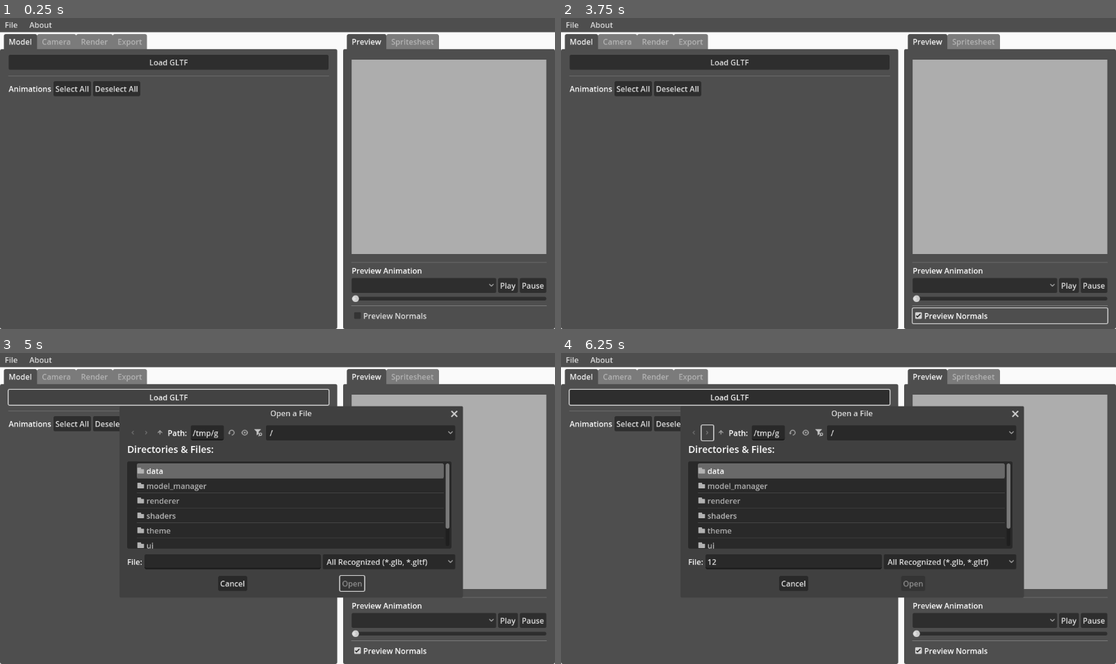
Above: before the commit, frames 1-4 (two rows, left to right).
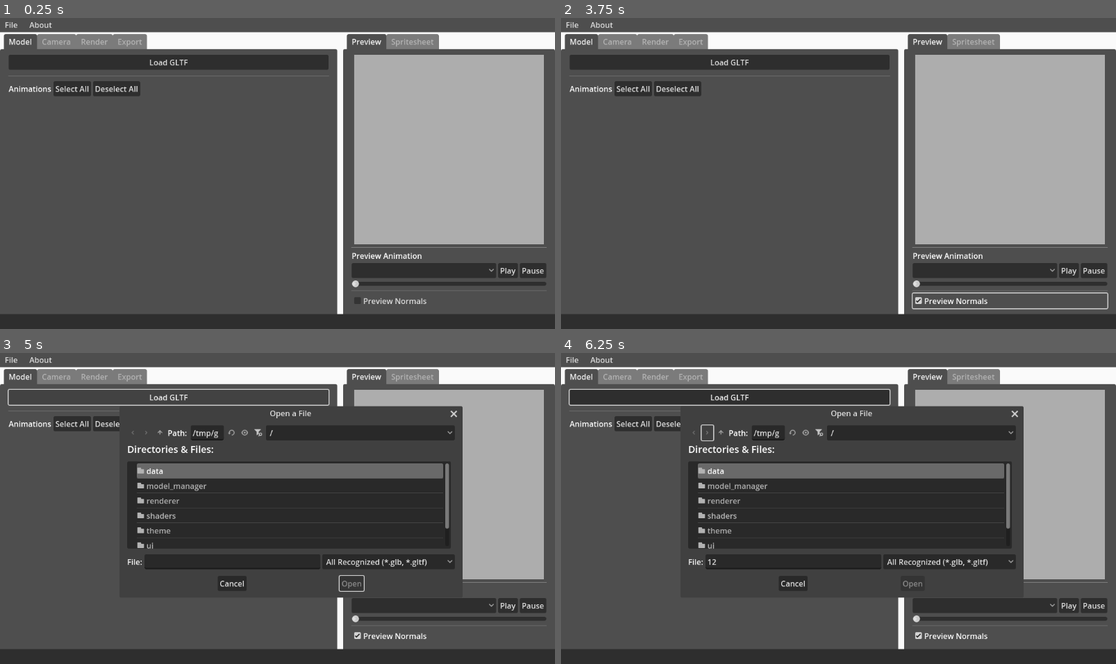
Above: after the commit, the same moments.

Repository: Caaz/FlatPixel
Game: Godot game, scene res://ui/main.tscn
The game is run twice, just before and just after one commit, with the same random seed, the same clock (stepped at 60 frames per second) and the same inputs.
Inputs (mouse positions are in pixels of both pictures, inside the frame that each line leads up to):
- Up to frame 1 (0.25 s): no input
- Up to frame 2 (3.75 s): click "Play" at 0.5 s; click "Play" at 1.25 s; click "Select All" at 2 s; click "Deselect All" at 2.75 s; click "Preview Normals" at 3.5 s
- Up to frame 3 (5 s): click "Load GLTF" at 4.25 s
- Up to frame 4 (6.25 s): click (794, 561) at 5.02 s; type "12" at 5.1 s; click (705, 433) at 5.75 s

The runs differ from the first frame. In frame 1, 10% of the frame differs, in the area x 0-100%, y 11-100%; in frame 2, 11%; in frame 3, 9.8%; in frame 4, 9.8%.

Commit message:
bottom bar for events

Diff:
--- a/data/session.gd
+++ b/data/session.gd
@@ -61,6 +61,7 @@
 
 func set_most_recent_render(render: RenderResult):
 	most_recent_render = render
+	EventReporter.report_render(render)
 	on_render.emit()
 
 func run_render():
@@ -71,6 +72,7 @@
 func load_flpx_file(filepath: String):
 	load_flpx(FlpxHandler.read_flpx_from_file(filepath))
 	currently_open_file = filepath
+	EventReporter.report_open(filepath)
 
 func load_flpx(flpx: FlpxContents):
 	load_model(flpx.model_settings.model_path)
@@ -95,6 +97,7 @@
 
 	FlpxHandler.save_session_flpx(currently_open_file)
 	session_dirty = false
+	EventReporter.report_save(path)
 
 func reset():
 	load_flpx(FlpxContents.new())
--- a/project.godot
+++ b/project.godot
@@ -21,6 +21,7 @@
 Session="*res://data/session.gd"
 SpritesheetRenderer="*res://renderer/spritesheet_renderer.tscn"
 RecentFileManager="*res://util/recent_file_manager.gd"
+EventReporter="*res://util/event_reporter.gd"
 
 [debug]
 
--- a/theme/default_stylebox.tres
+++ b/theme/default_stylebox.tres
@@ -8,5 +8,3 @@
 bg_color = Color(0.305806, 0.305806, 0.305806, 1)
 corner_radius_top_left = 4
 corner_radius_top_right = 4
-corner_radius_bottom_right = 4
-corner_radius_bottom_left = 4
--- /dev/null
+++ b/theme/event_bar_stylebox.tres
@@ -0,0 +1,8 @@
+[gd_resource type="StyleBoxFlat" format=3 uid="uid://dq2ew665e4kc5"]
+
+[resource]
+content_margin_left = 10.0
+content_margin_top = 4.0
+content_margin_right = 10.0
+content_margin_bottom = 4.0
+bg_color = Color(0.180392, 0.180392, 0.180392, 1)
--- a/theme/ui_theme.tres
+++ b/theme/ui_theme.tres
@@ -7,17 +7,6 @@
 [ext_resource type="StyleBox" uid="uid://c3rgb07avjqxl" path="res://theme/tab_stylebox_hovered.tres" id="2_8aw70"]
 [ext_resource type="StyleBox" uid="uid://bmkgniq0rgoay" path="res://theme/menubar_pressed_stylebox.tres" id="3_p7mgs"]
 [ext_resource type="StyleBox" uid="uid://rn3k57eo8s06" path="res://theme/tab_stylebox_unselected.tres" id="4_eqcwn"]
-
-[sub_resource type="StyleBoxFlat" id="StyleBoxFlat_3ofqa"]
-bg_color = Color(0, 0, 0, 0.733333)
-corner_radius_top_left = 8
-corner_radius_top_right = 8
-corner_radius_bottom_right = 8
-corner_radius_bottom_left = 8
-expand_margin_left = 4.0
-expand_margin_top = 4.0
-expand_margin_right = 4.0
-expand_margin_bottom = 4.0
 
 [sub_resource type="StyleBoxFlat" id="StyleBoxFlat_7uusv"]
 draw_center = false
@@ -31,7 +20,7 @@
 MenuBar/styles/hover = ExtResource("1_es402")
 MenuBar/styles/normal = ExtResource("1_6r5ox")
 MenuBar/styles/pressed = ExtResource("3_p7mgs")
-PanelContainer/styles/panel = SubResource("StyleBoxFlat_3ofqa")
+PanelContainer/styles/panel = ExtResource("1_udl1o")
 TabContainer/styles/panel = ExtResource("1_udl1o")
 TabContainer/styles/tab_focus = SubResource("StyleBoxFlat_7uusv")
 TabContainer/styles/tab_hovered = ExtResource("2_8aw70")
--- /dev/null
+++ b/ui/event_bar.gd
@@ -0,0 +1,10 @@
+class_name EventBar
+extends PanelContainer
+
+@onready var label: Label = $Label
+
+func _ready():
+	EventReporter.on_event_reported.connect(_update_text)
+
+func _update_text(text: String):
+	label.text = text
--- /dev/null
+++ b/ui/event_bar.tscn
@@ -0,0 +1,16 @@
+[gd_scene load_steps=3 format=3 uid="uid://cl5jpj53ua6e5"]
+
+[ext_resource type="StyleBox" uid="uid://dq2ew665e4kc5" path="res://theme/event_bar_stylebox.tres" id="1_84po7"]
+[ext_resource type="Script" uid="uid://cuy7x0sri7p06" path="res://ui/event_bar.gd" id="1_lbqdo"]
+
+[node name="EventBar" type="PanelContainer"]
+anchors_preset = 15
+anchor_right = 1.0
+anchor_bottom = 1.0
+grow_horizontal = 2
+grow_vertical = 2
+theme_override_styles/panel = ExtResource("1_84po7")
+script = ExtResource("1_lbqdo")
+
+[node name="Label" type="Label" parent="."]
+layout_mode = 2
--- a/ui/main.tscn
+++ b/ui/main.tscn
@@ -10,6 +10,7 @@
 [ext_resource type="PackedScene" uid="uid://biv2jotw81h8x" path="res://ui/panels/camera_panel.tscn" id="8_7nk2m"]
 [ext_resource type="PackedScene" uid="uid://dtlhn4og7ouyg" path="res://ui/panels/model_panel.tscn" id="8_ar4ev"]
 [ext_resource type="PackedScene" uid="uid://bnpwapabnqlj1" path="res://ui/popups/render_progress_popup.tscn" id="9_ar4ev"]
+[ext_resource type="PackedScene" uid="uid://cl5jpj53ua6e5" path="res://ui/event_bar.tscn" id="10_4w4kc"]
 
 [node name="Main" type="Control"]
 layout_mode = 3
@@ -39,8 +40,13 @@
 anchor_bottom = 1.0
 grow_horizontal = 2
 grow_vertical = 2
+theme_override_constants/separation = 0
 
 [node name="MenuBar" parent="VBoxContainer" instance=ExtResource("3_7nk2m")]
+layout_mode = 2
+
+[node name="Spacer" type="Control" parent="VBoxContainer"]
+custom_minimum_size = Vector2(0, 4)
 layout_mode = 2
 
 [node name="HSplitContainer" type="HSplitContainer" parent="VBoxContainer"]
@@ -86,6 +92,9 @@
 layout_mode = 2
 metadata/_tab_index = 1
 
+[node name="EventBar" parent="VBoxContainer" instance=ExtResource("10_4w4kc")]
+layout_mode = 2
+
 [node name="RenderProgressPopup" parent="." instance=ExtResource("9_ar4ev")]
 visible = false
 layout_mode = 1
--- /dev/null
+++ b/util/event_reporter.gd
@@ -0,0 +1,26 @@
+extends Node
+
+const SAVE_FORMAT_STRING = "Saved current project to %s."
+const OPEN_FORMAT_STRING = "Opened project %s."
+const EXPORT_FORMAT_STRING = "Exported spritesheet to %s."
+const RENDER_FORMAT_STRING = "Render completed in %f.2 seconds."
+
+signal on_event_reported(event_text: String)
+
+var event_log: Array[String]
+
+func report_event(event: String):
+	event_log.append(event)
+	on_event_reported.emit(event)
+
+func report_save(filepath: String):
+	report_event(SAVE_FORMAT_STRING % filepath)
+
+func report_open(filepath: String):
+	report_event(OPEN_FORMAT_STRING % filepath)
+
+func report_export(filepath: String):
+	report_event(EXPORT_FORMAT_STRING % filepath)
+
+func report_render(render_result: RenderResult):
+	report_event(RENDER_FORMAT_STRING % 0.0)
--- a/util/exporter.gd
+++ b/util/exporter.gd
@@ -11,6 +11,8 @@
 	if Session.export_settings.export_normals:
 		_write_frames_to_path(render_result.normal_frames, _build_normals_export_path(export_path))
 
+	EventReporter.report_export(Session.export_settings.export_path)
+
 static func _write_frames_to_path(frames: Array[Image], path: String):
 	var merged := SpritesheetRenderer.merge_frames(frames)
 	merged.save_png(path)
Not shown: 1 places in theme/ui_theme.tres that only renumber resources
Not shown, added: ui/event_bar.gd.uid
Not shown: 1 places in ui/main.tscn that only renumber resources
Not shown, added: util/event_reporter.gd.uid
